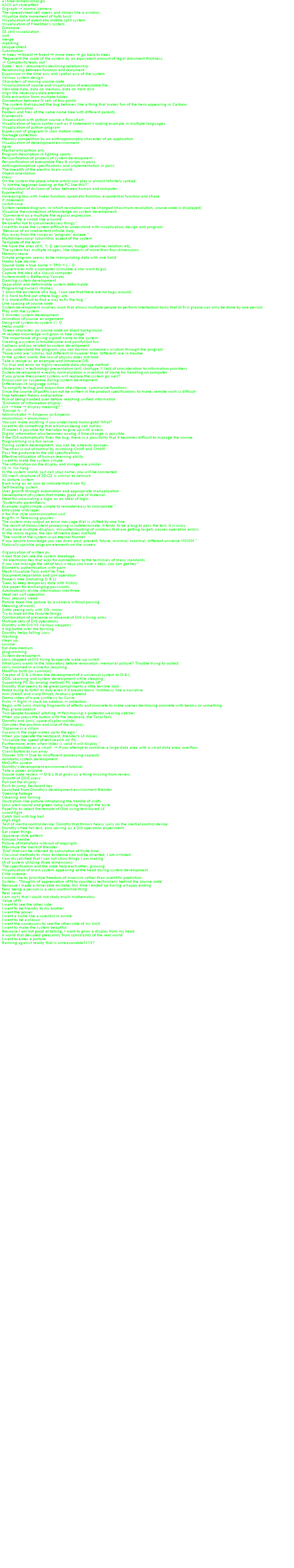
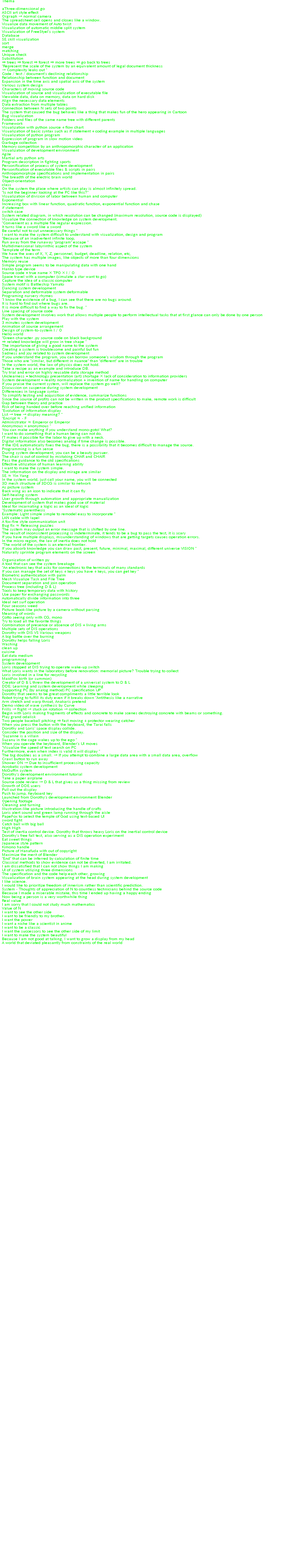
Comparing the layer stacks of the two w=294, h=1568 images. Changes:
renamed "aThree-dimensional go ..." to "Thema ...", painted on it over [1, 0, 263, 945]
